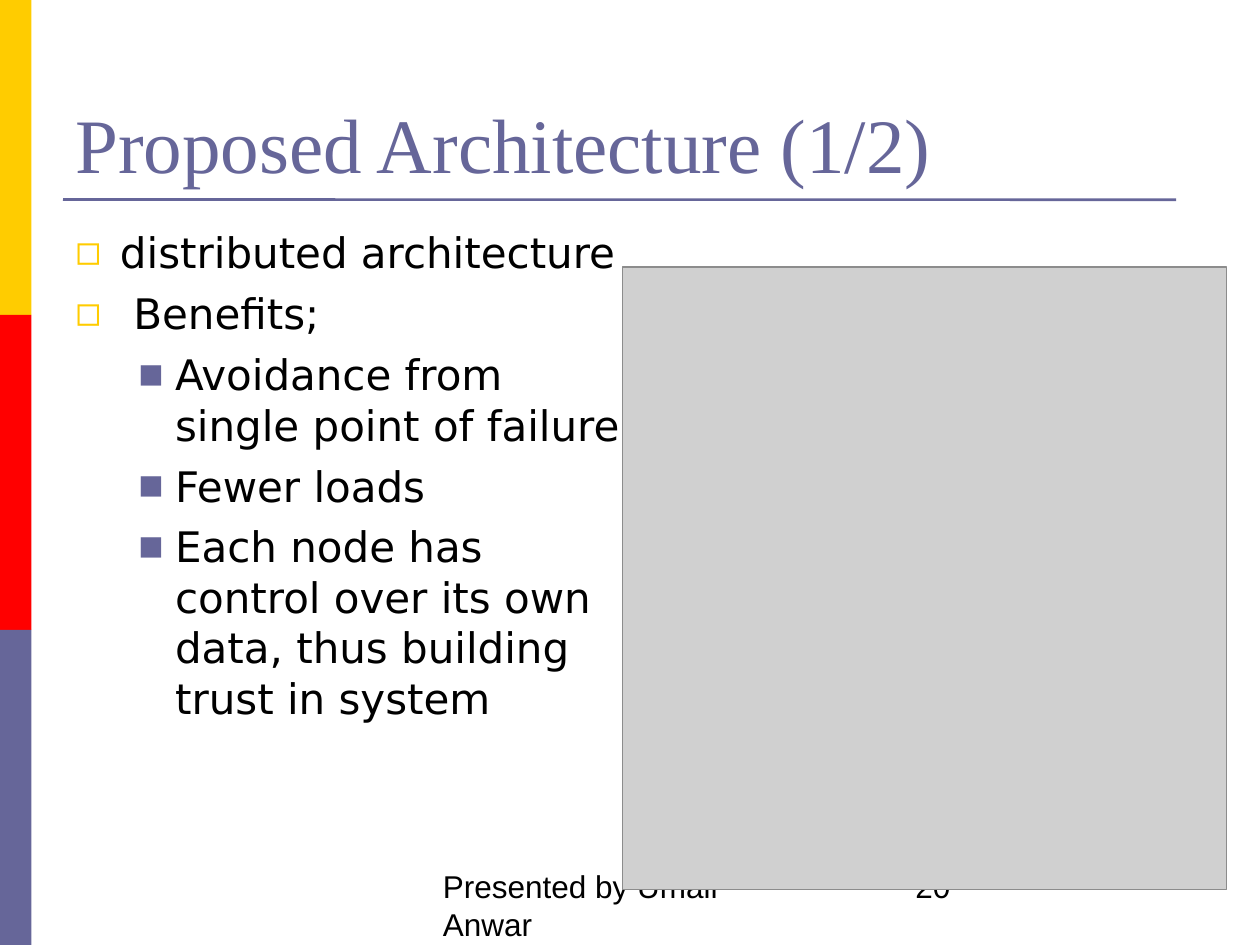
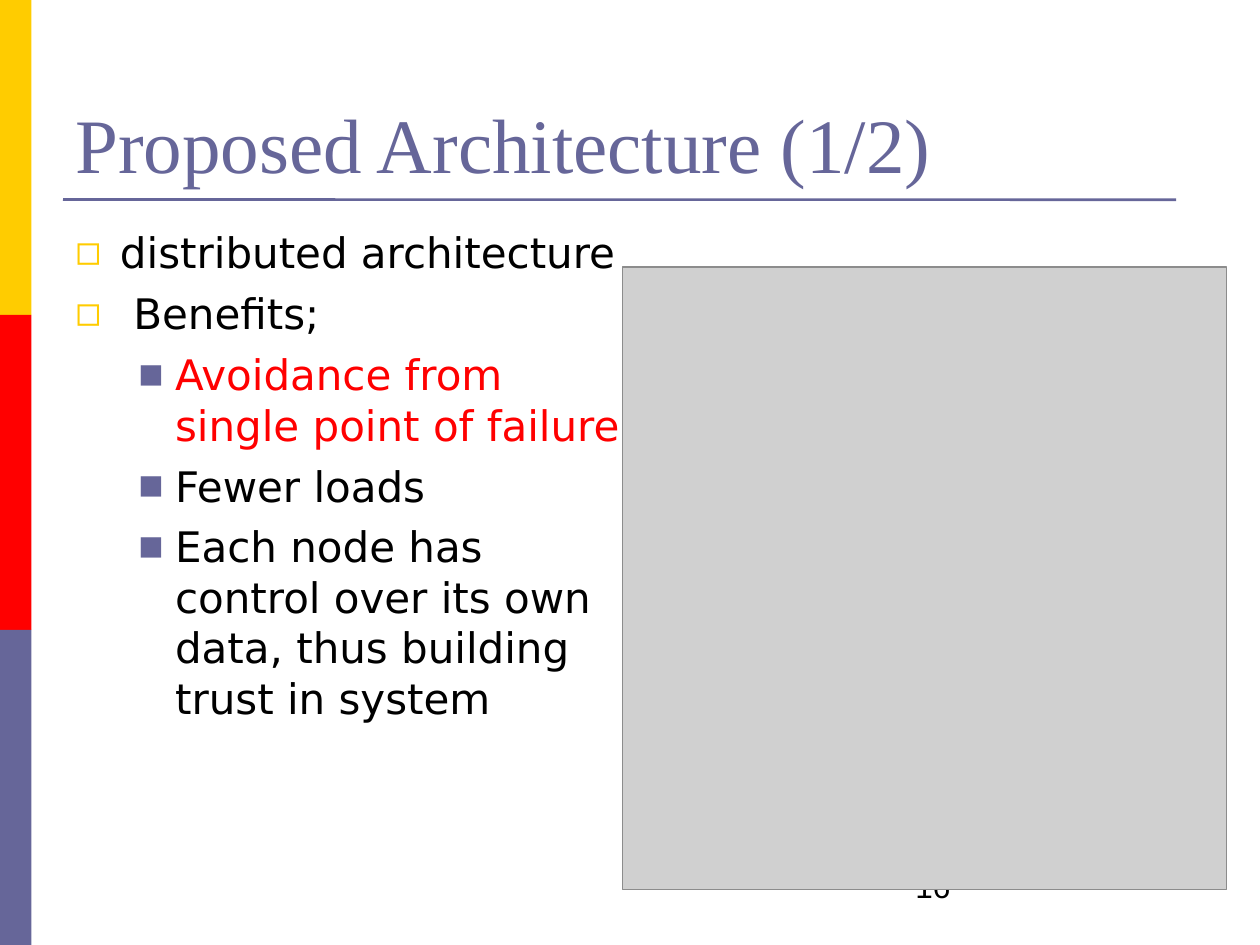
Before and after one commit to umair3/dress, a slide deck: slide 16 of presentations_and_documents/inhouse.ppt (slide 20 before the commit). Drawn at 1260x945 pixels with LibreOffice and Linux fonts; fonts in the diff are those of the drawing; grey boxes stand for pictures. Boxes give left, top, right and bottom in pixels: in the first picture for what was removed or moved away, otherwise in the second. Text is boxed around its words. In the diff, an @@ line names an element or a change of style, - is before the commit and + after.

```diff
--- a/presentations_and_documents/inhouse.ppt
+++ b/presentations_and_documents/inhouse.ppt
@@ text at box(175, 358, 620, 450): text colour #000000 to #FF0000 in "Avoidance from single point of failure" @@
@@ text removed at box(443, 873, 721, 937) @@
-Presented by Umair Anwar (MSIT-6)
@@ page number at box(915, 889, 950, 904): text changed @@
-20
+16
```
Also in this commit, not shown: 26 other slides changed, 7 slides added, 6 slides removed, 1 other file.
